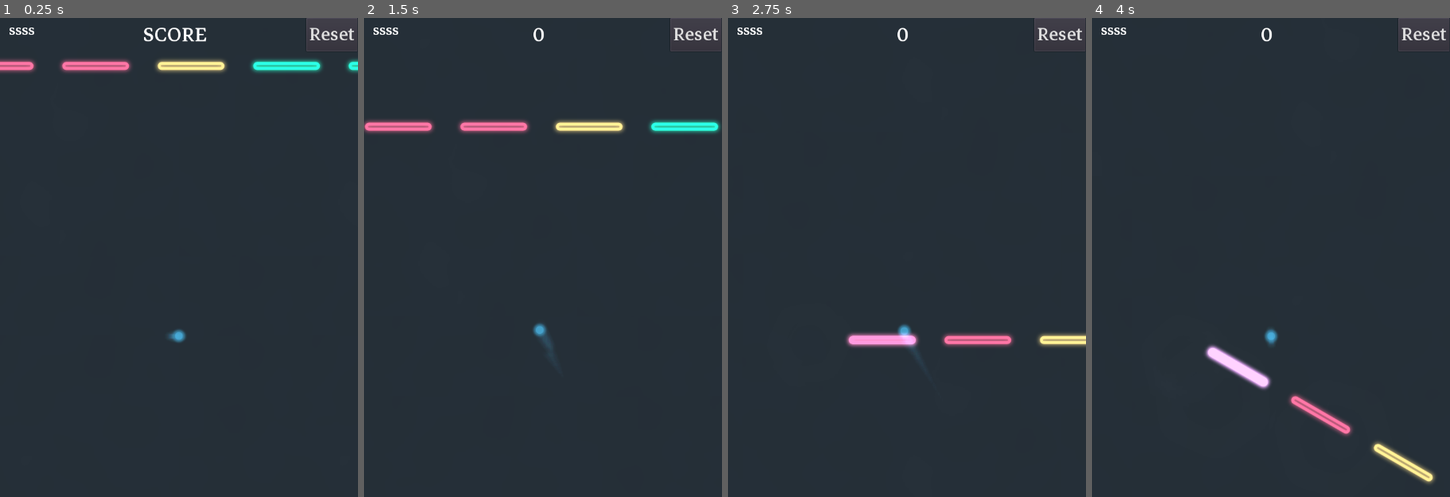
Above: before the commit, frames 1-4 (left to right).
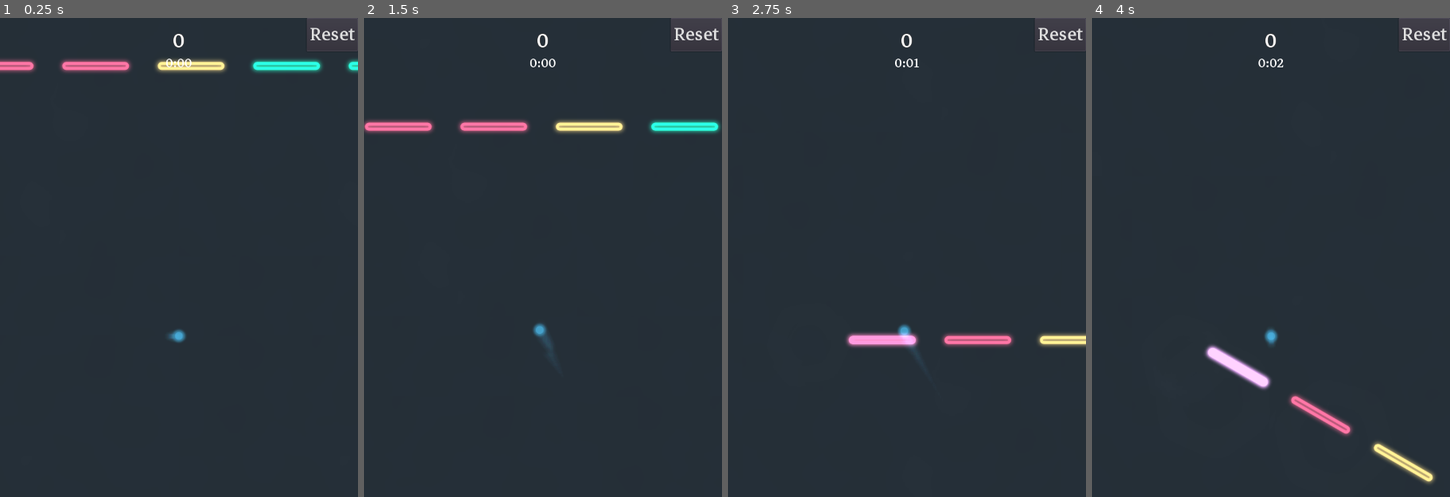
Above: after the commit, the same moments.

Repository: dolorismachina/Pivot
Game: Godot game, scene res://Scenes/Main/Main.tscn
Same seed, same stepped clock (60 frames per second), same inputs: the game is played once before the commit and once after it.
Inputs (mouse positions are in pixels of both pictures, inside the frame that each line leads up to):
- Up to frame 1 (0.25 s): no input
- Up to frame 2 (1.5 s): click "Reset" at 0.5 s; move the mouse to (621, 305) at 1.27 s; hold Right (ui_right) from 1.28 s (still down); hold Space (space) from 1.28 s (still down); click (621, 305) at 1.42 s
- Up to frame 3 (2.75 s): release Right (ui_right) at 2 s; release Space (space) at 2 s; drag from (835, 367) to (889, 463) at 2.02 s
- Up to frame 4 (4 s): move the mouse to (1306, 195) at 2.77 s; hold Right (ui_right) 2.78-3.5 s; hold Space (space) 2.78-3.5 s; drag from (1253, 463) to (1163, 243) at 3.52 s

The runs differ from the first frame. In frame 1, 0.6% of the frame differs, in the area x 2-100%, y 0-11%; in frame 2, 0.4%; in frame 3, 0.3%; in frame 4, 0.4%.
Error in both runs: Invalid get index 'modulate' (on base: 'Tween'). (res://Scenes/Blocks/Block/Block.gd:52)

Commit message:
Add timer
Measure how quickly the player beats a level

Diff:
--- a/Scenes/HUD/HUD.gd
+++ b/Scenes/HUD/HUD.gd
@@ -1,9 +1,21 @@
 extends CanvasLayer
 
+
 signal reset
+
 
 func _on_ResetButton_pressed():
 	emit_signal("reset")
 
+
 func update_score(value):
-	$MarginContainer/Score.text = str(value)
+	$VBoxContainer/Score.text = str(value)
+
+
+func update_time(value):
+	var s = ''
+	if value.second < 10:
+		s = '0' + str(value.second)
+	else:
+		s = str(value.second)
+	$VBoxContainer/Time.text = str(value.minute) + ':' + s
--- a/Scenes/HUD/HUD.tscn
+++ b/Scenes/HUD/HUD.tscn
@@ -3,19 +3,23 @@
 [ext_resource path="res://Scenes/HUD/HUD.gd" type="Script" id=1]
 [ext_resource path="res://MarkaziText-Regular.ttf" type="DynamicFontData" id=2]
 
-[sub_resource type="DynamicFont" id=1]
-size = 40
+[sub_resource type="DynamicFontData" id=1]
+font_path = "res://MarkaziText-Regular.ttf"
+
+[sub_resource type="DynamicFont" id=2]
+size = 55
+outline_size = 1
+outline_color = Color( 0.243137, 0.243137, 0.243137, 1 )
+use_filter = true
+extra_spacing_top = -14
+extra_spacing_bottom = -14
+font_data = SubResource( 1 )
+
+[sub_resource type="DynamicFont" id=4]
+size = 35
 font_data = ExtResource( 2 )
 
-[sub_resource type="DynamicFontData" id=2]
-font_path = "res://MarkaziText-Regular.ttf"
-
 [sub_resource type="DynamicFont" id=3]
-size = 55
-use_filter = true
-font_data = SubResource( 2 )
-
-[sub_resource type="DynamicFont" id=4]
 size = 50
 use_filter = true
 font_data = ExtResource( 2 )
@@ -23,42 +27,50 @@
 [node name="HUD" type="CanvasLayer"]
 script = ExtResource( 1 )
 
-[node name="MarginContainer" type="HBoxContainer" parent="."]
-anchor_right = 1.0
-margin_bottom = 137.0
+[node name="VBoxContainer" type="VBoxContainer" parent="."]
+margin_right = 720.0
+margin_bottom = 138.0
+size_flags_horizontal = 3
 alignment = 1
 
-[node name="Label" type="Label" parent="MarginContainer"]
-margin_right = 88.0
-margin_bottom = 49.0
+[node name="Score" type="Label" parent="VBoxContainer"]
+margin_top = 35.0
+margin_right = 720.0
+margin_bottom = 74.0
 size_flags_horizontal = 3
-size_flags_vertical = 0
-custom_fonts/font = SubResource( 1 )
-text = "ssss"
+size_flags_vertical = 12
+custom_fonts/font = SubResource( 2 )
+text = "0"
 align = 1
 valign = 1
 
-[node name="Score" type="Label" parent="MarginContainer"]
-margin_left = 92.0
-margin_right = 612.0
-margin_bottom = 67.0
+[node name="Time" type="Label" parent="VBoxContainer"]
+margin_top = 78.0
+margin_right = 720.0
+margin_bottom = 121.0
 size_flags_horizontal = 3
-size_flags_vertical = 0
-size_flags_stretch_ratio = 5.92
-custom_fonts/font = SubResource( 3 )
-text = "SCORE"
+size_flags_vertical = 12
+custom_fonts/font = SubResource( 4 )
+text = "0:00"
 align = 1
 valign = 1
 
-[node name="ResetButton" type="Button" parent="MarginContainer"]
-margin_left = 616.0
-margin_right = 719.0
+[node name="MarginContainer" type="HBoxContainer" parent="."]
+anchor_right = 1.0
+margin_bottom = 84.0
+custom_constants/separation = -100
+alignment = 1
+
+[node name="ResetButton" type="Button" parent="."]
+margin_left = 617.0
+margin_right = 720.0
 margin_bottom = 67.0
+rect_pivot_offset = Vector2( 3.94, 0 )
 focus_mode = 0
-size_flags_horizontal = 2
+size_flags_horizontal = 0
 size_flags_vertical = 0
-custom_fonts/font = SubResource( 4 )
+custom_fonts/font = SubResource( 3 )
 enabled_focus_mode = 0
 text = "Reset"
 
-[connection signal="pressed" from="MarginContainer/ResetButton" to="." method="_on_ResetButton_pressed"]
+[connection signal="pressed" from="ResetButton" to="." method="_on_ResetButton_pressed"]
--- a/Scenes/Main/Main.gd
+++ b/Scenes/Main/Main.gd
@@ -20,8 +20,13 @@
 var level_id = 0
 
 
+var start_time = 0
+var end_time = 0
+var duration = 0
+
 func _ready():
 	change_level()
+	start_time = OS.get_unix_time()
 
 
 func _unhandled_input(event):
@@ -38,12 +43,16 @@
 		return
 
 	move_level()
+	check_time()
 
 
 func start_game():
 	$Player.drop()
 	in_play = true
 	current_level.start()
+
+	# Start measuring time
+	start_time = OS.get_unix_time()
 
 
 func stop_game():
@@ -56,9 +65,17 @@
 	current_level.follow_player($Player)
 
 
+func check_time():
+	end_time = OS.get_unix_time()
+	duration = OS.get_datetime_from_unix_time(end_time - start_time)
+	$HUD.update_time(duration)
+
+
 func restart():
+	in_play = false
 	reset_score()
 	reset_player()
+	reset_time()
 	current_level.reset()
 
 
@@ -71,6 +88,13 @@
 func reset_score():
 	score = 0
 	$HUD.update_score(score)
+
+
+func reset_time():
+	start_time = OS.get_unix_time()
+	check_time()
+	$HUD.update_time(duration)
+
 
 func _on_TouchScreenButton_pressed():
 	restart()
@@ -85,8 +109,12 @@
 
 
 func change_level():
+	reset_time()
+	check_time()
+	reset_score()
 	print('Main::change_level(): ')
 	if level_id == levels.size():
+		# TODO: Show final screen or something.
 		print('Max level')
 		return
 
@@ -94,7 +122,7 @@
 
 	if old_level:
 		old_level.queue_free()
-		#stop_game()
+		stop_game()
 	$Player.stop()
 	current_level = levels[level_id]
 	current_level.connect('rotated', $Player, 'on_level_rotated')
--- a/Scenes/Main/Main.tscn
+++ b/Scenes/Main/Main.tscn
@@ -22,6 +22,8 @@
 volume_db = -10.0
 autoplay = true
 
+[node name="Timer" type="Timer" parent="."]
+
 [connection signal="collectable_collected" from="Player" to="." method="_on_Player_collectable_collected"]
 [connection signal="obstacle_touched" from="Player" to="." method="_on_Player_obstacle_touched"]
 [connection signal="reached_end" from="Player" to="." method="_on_Player_reached_end"]
